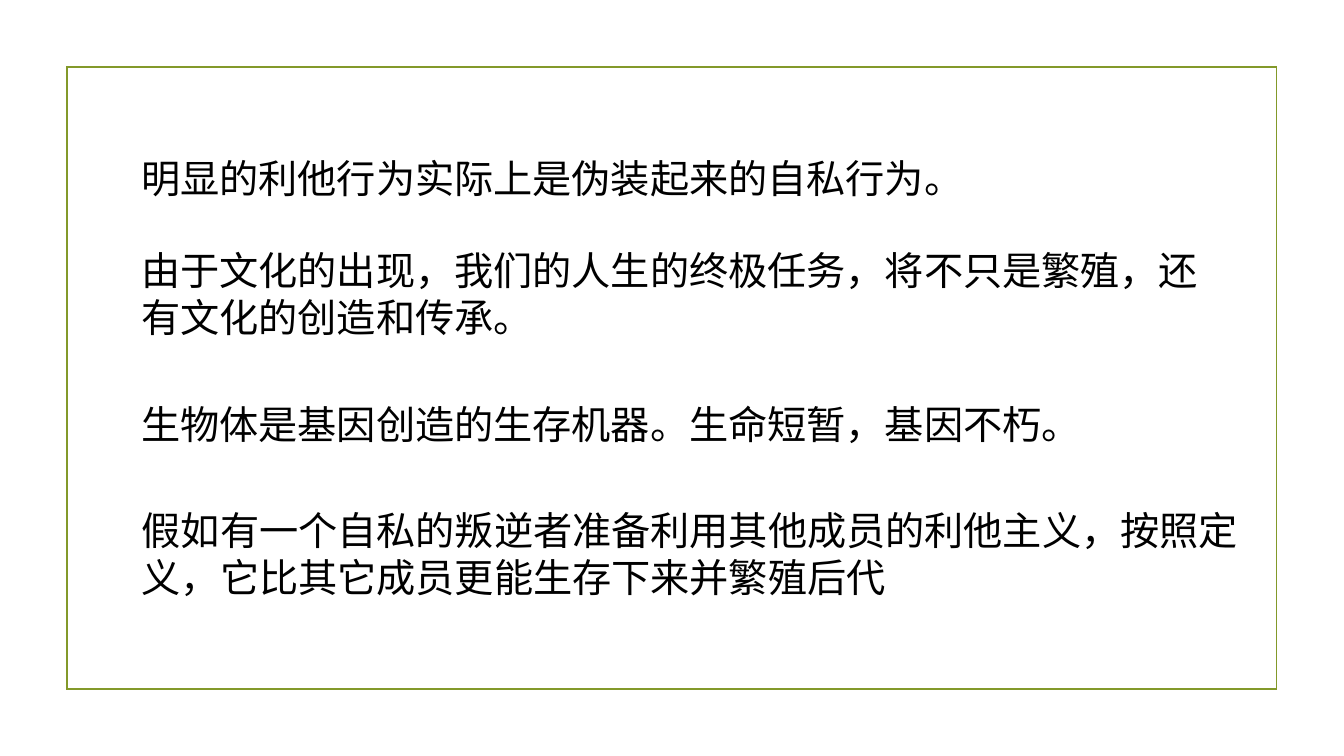
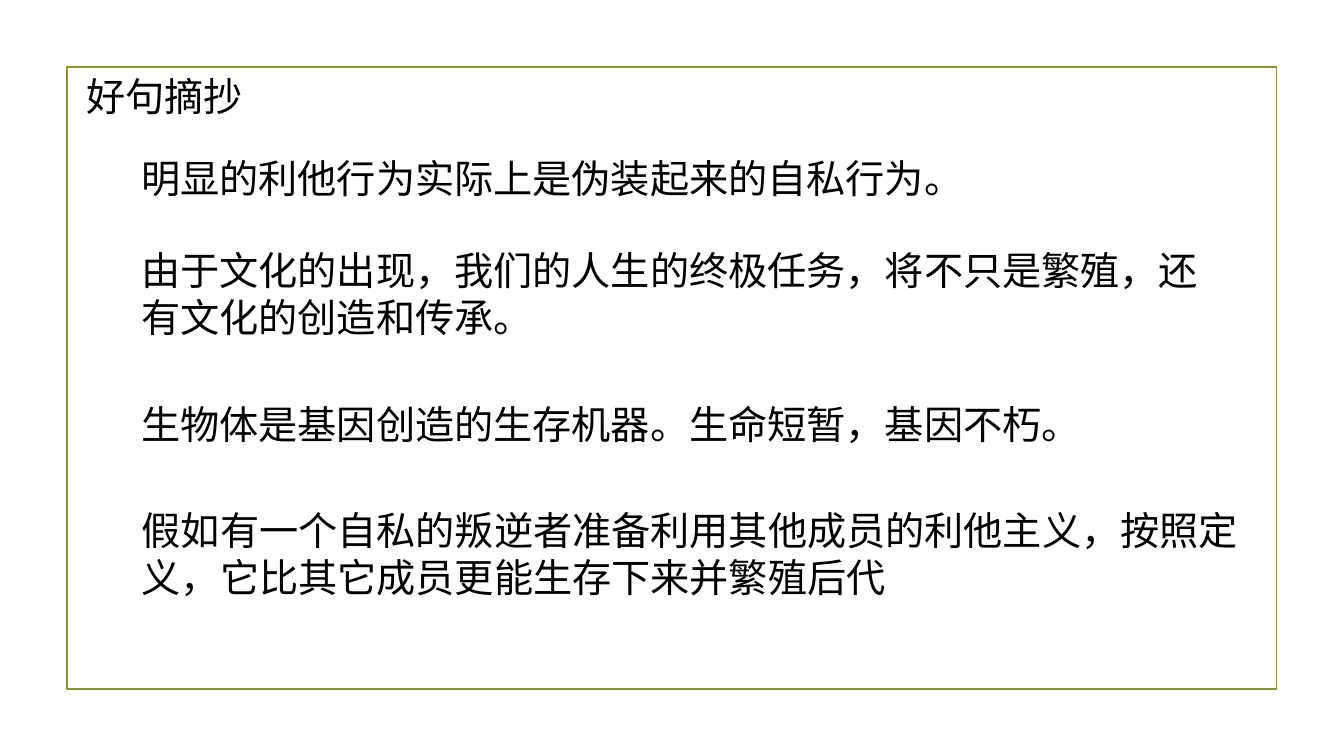
Before and after one commit to wangjiangzhongzheng/wangjiangzhongzheng.github.io, a slide deck: slide 8 of a.pptx (slide 5 before the commit). Drawn at 1344x756 pixels with LibreOffice and Linux fonts; fonts in the diff are those of the drawing; background and template pictures are left out. Boxes give left, top, right and bottom in pixels: in the first picture for what was removed or moved away, otherwise in the second. Text is boxed around its words. In the diff, an @@ line names an element or a change of style, - is before the commit and + after.

```diff
--- a/a.pptx
+++ b/a.pptx
@@ text added at (86,78,243,115), 28 pt, text #000000 @@
+好句摘抄
```
Also in this commit, not shown: 3 slides added.
